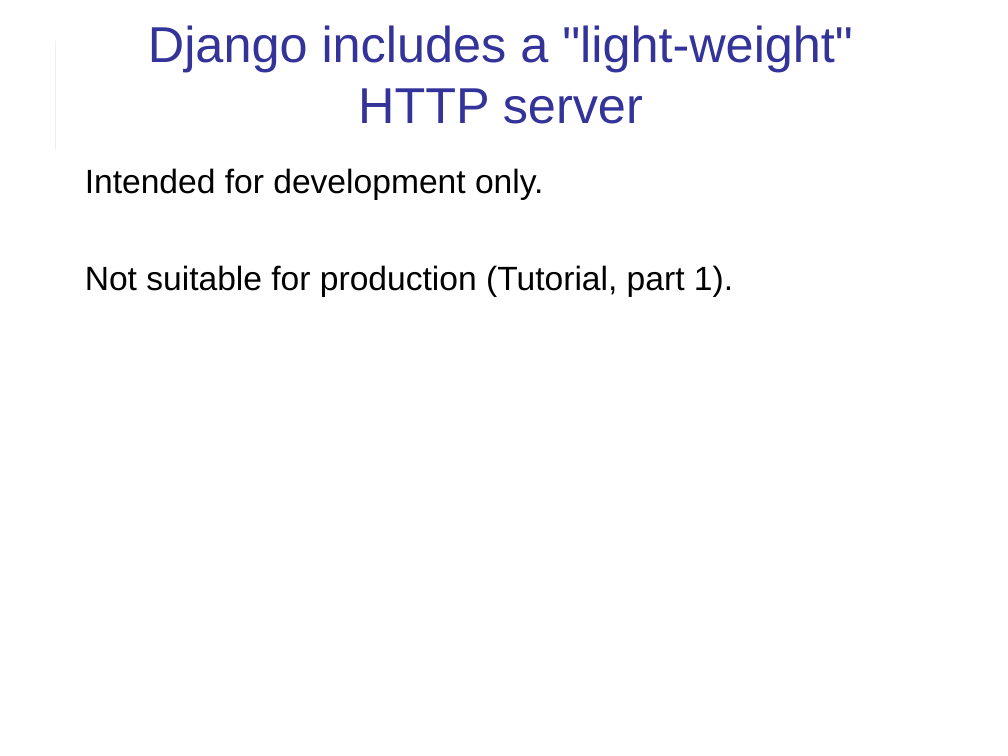
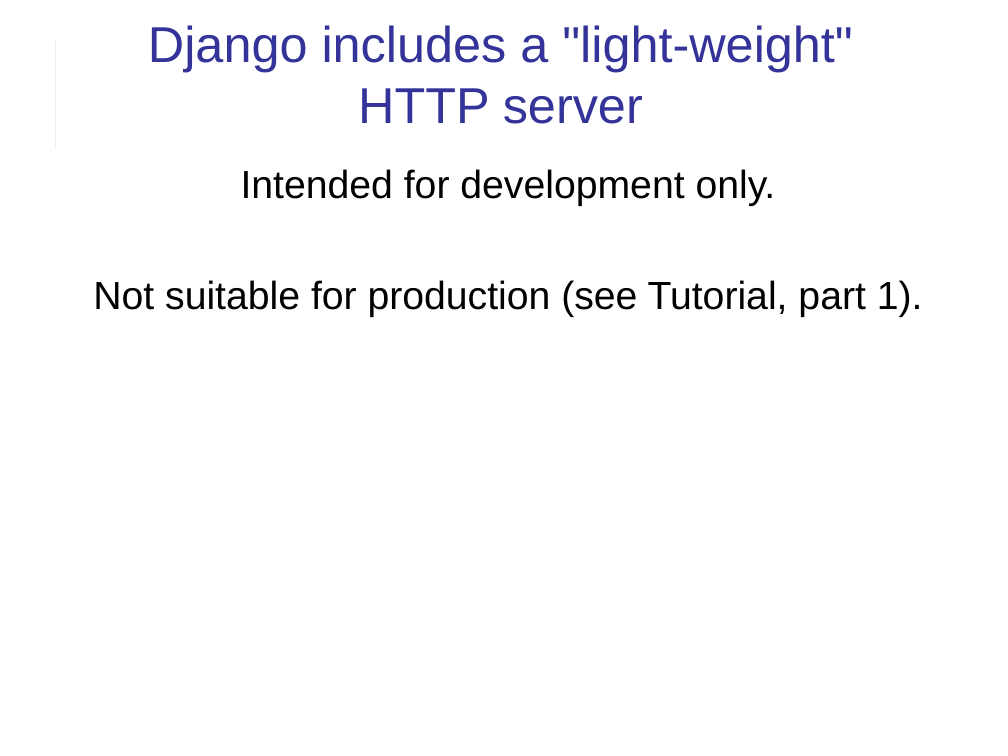
Before and after one commit to cpske/ISP, a slide deck: slide 40 of django/Django-review-1.pptx (slide 37 before the commit). Drawn at 1008x756 pixels with LibreOffice and Linux fonts; fonts in the diff are those of the drawing. Boxes give left, top, right and bottom in pixels: in the first picture for what was removed or moved away, otherwise in the second. Text is boxed around its words. In the diff, an @@ line names an element or a change of style, - is before the commit and + after.

```diff
--- a/django/Django-review-1.pptx
+++ b/django/Django-review-1.pptx
@@ text at (241, 169, 776, 206): size 24 to 28 pt in "Intended for development only."; alignment left to centre @@
@@ text at (93, 280, 923, 317): text changed; size 24 to 28 pt @@
-Not suitable for production (Tutorial, part 1).
+Not suitable for production (see Tutorial, part 1).
```
Also in this commit, not shown: 14 other slides changed, 5 slides added, 2 slides removed, 2 other files.
